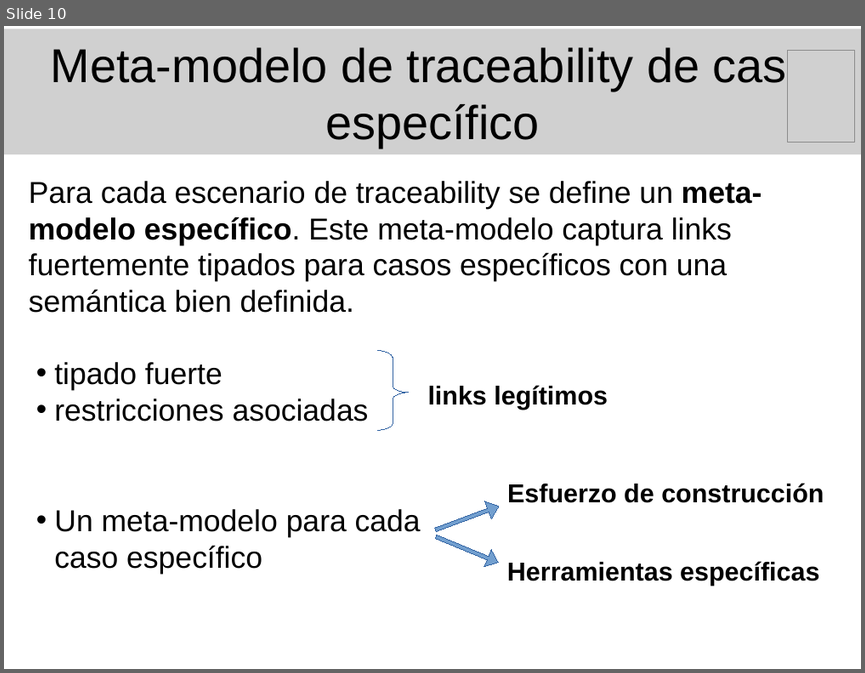
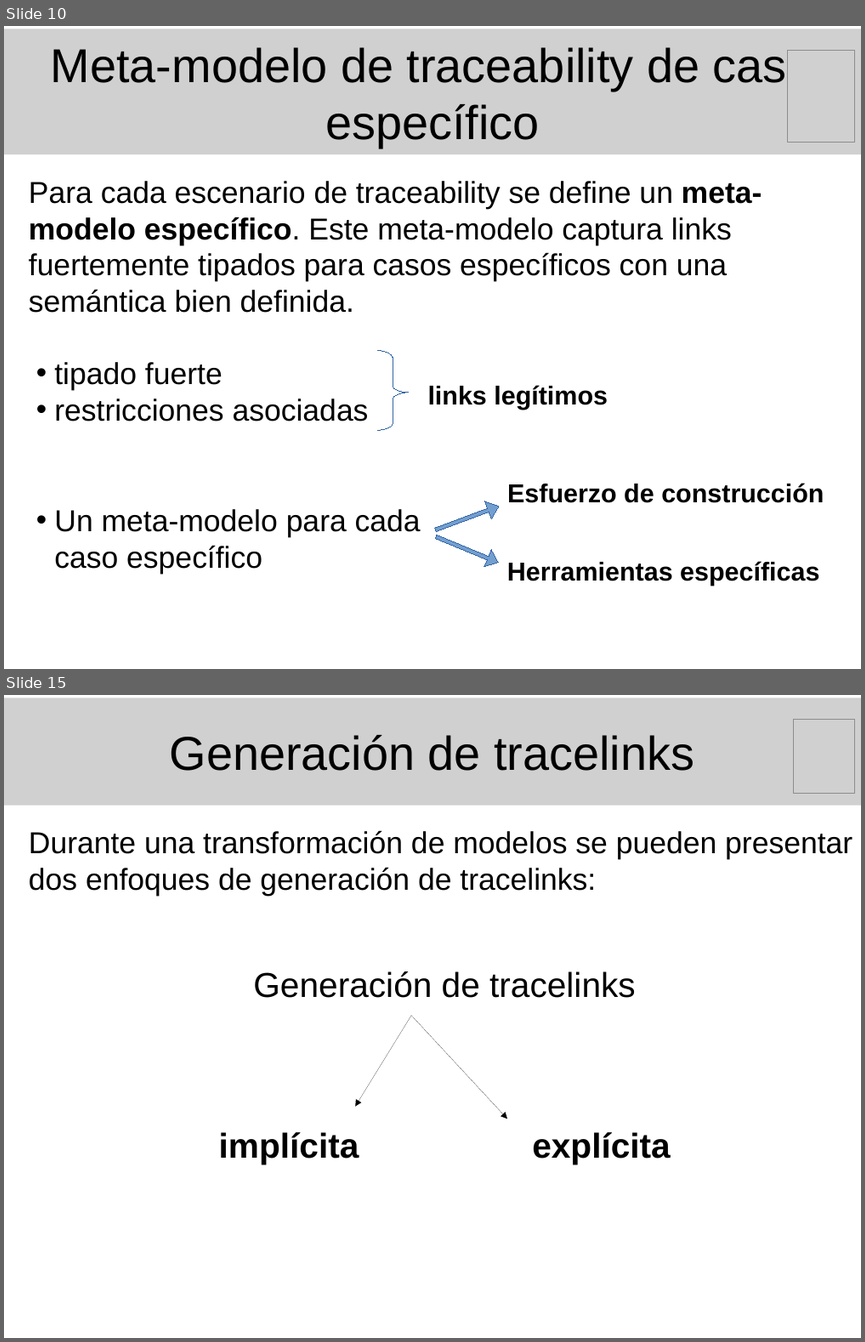
Before and after one commit to marianogili/TraceabilityEditor, a slide deck: Presentacion/PresentacionGili.odp. Shown one above the other, each under a label of ours: slide 10 before the commit, slides 10 and 15 after it; the slides between them are not shown. The pictures are 865x673 and 865x1342 pixels, drawn with LibreOffice and Linux fonts; fonts in the diff are those of the drawing; grey boxes stand for pictures. Boxes give left, top, right and bottom in pixels: in the first picture for what was removed or moved away, otherwise in the second. Text is boxed around its words. In the diff, an @@ line names an element or a change of style, - is before the commit and + after.

Commit message:
Presentación de la tesis: Tería de traceability -> Tipos de tracelinks y generación de tracelinks.

```diff
--- a/Presentacion/PresentacionGili.odp
+++ b/Presentacion/PresentacionGili.odp
@@ slide 15 added at (4,695,861,1338), background #FFFFFF @@
@@ picture added at (4,698,861,805), 44 pt, text #000000 @@
+Generación de tracelinks
@@ picture added at (794,719,856,792) @@
@@ text added at (29,830,852,1163), 28 pt, text #000000 @@
+Durante una transformación de modelos se pueden presentar dos enfoques de generación de tracelinks:
+Generación de tracelinks
+implícita explícita
@@ arrow added from (411, 1015) to (355, 1106), #000000 0 pt @@
@@ arrow added from (411, 1015) to (507, 1119), #000000 0 pt @@
```
Also in this commit, not shown: 3 slides changed, 6 other slides added.
